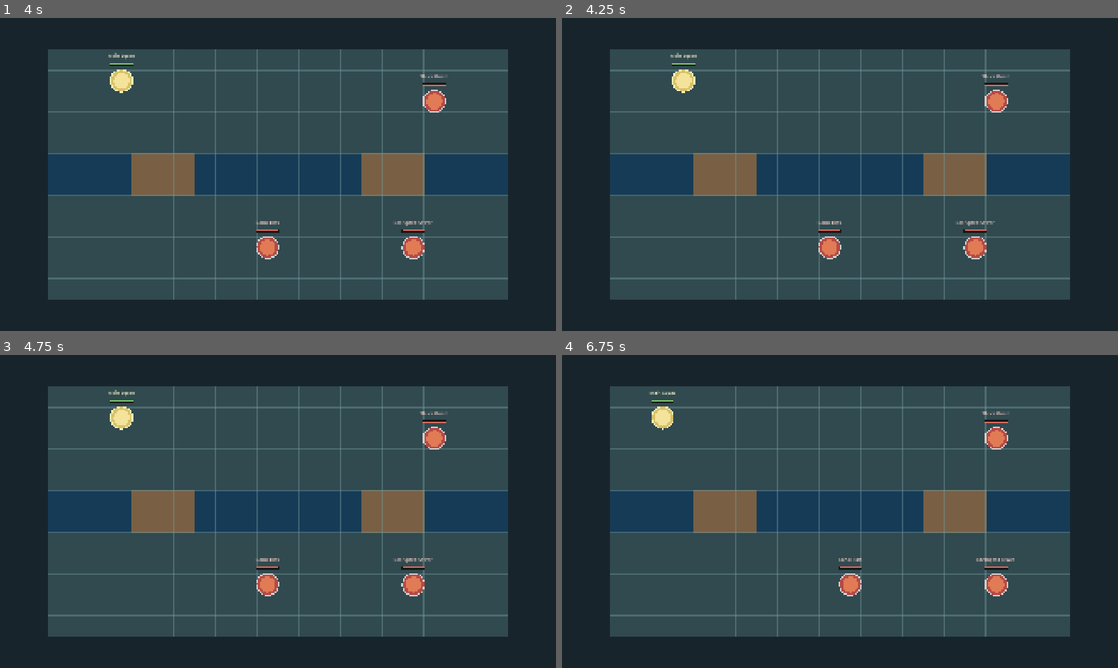
Above: before the commit, frames 1-4 (two rows, left to right).
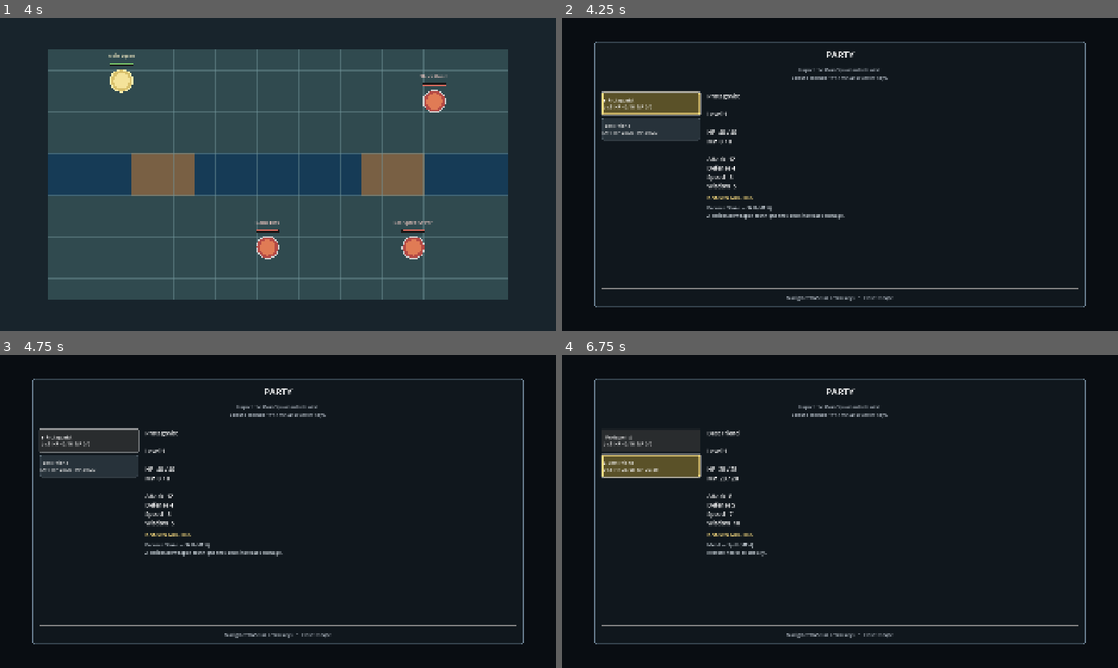
Above: after the commit, the same moments.

Repository: Kradoneem/TacticalRPG-Godot
Game: Godot game, scene res://scenes/core/main.tscn
The game is run twice, just before and just after one commit, with the same random seed, the same clock (stepped at 60 frames per second) and the same inputs.
Inputs (mouse positions are in pixels of both pictures, inside the frame that each line leads up to):
- Up to frame 1 (4 s): tap Enter (ui_accept) at 0.5, 0.77, 1.25, 1.52, 2, 2.75, 3.02, 3.5, 3.77 s; hold D (move_right) 0.53-1.28 s; hold E (engage) 0.53-1.28 s; hold S (move_down) 1.28-2.03 s; tap Keypad Enter at 1.35 s; hold D (move_right) 2.03-2.78 s; tap Space at 2.1 s; hold W (move_up) 2.78-3.53 s; tap 1 at 2.85 s; hold A (move_left) from 3.53 s (still down); tap 2 at 3.6 s
- Up to frame 2 (4.25 s): keep holding A (move_left); tap Escape (ui_cancel) at 4.15 s
- Up to frame 3 (4.75 s): release A (move_left) at 4.25 s; click (88, 439) at 4.25 s, where only the run after the commit has a clickable "▶ Protagonist Lv.1 HP 40/40 M…"
- Up to frame 4 (6.75 s): click (650, 464) at 5 s, where only the run after the commit has a clickable "Best Friend Lv.1 HP 28/28 MP …"; click (650, 439) at 5.75 s, where only the run after the commit has a clickable "Protagonist Lv.1 HP 40/40 MP …"; tap Enter (ui_accept) at 6.5 s; hold A (move_left) from 6.53 s (still down); tap 3 at 6.6 s

Frame 1 is identical in both runs. In frame 2, 91% of the frame differs, in the area x 0-100%, y 0-100%; in frame 3, 91%; in frame 4, 92%.

Commit message:
feat: add exploration party menu

Diff:
--- a/scripts/systems/tacticaltest.gd
+++ b/scripts/systems/tacticaltest.gd
@@ -30,6 +30,10 @@
 
 const TacticalCursorData = preload(
 	"res://scripts/systems/tactical_cursor.gd"
+)
+
+const PartyMenuData = preload(
+	"res://scripts/ui/party_menu.gd"
 )
 
 enum EncounterState {
@@ -52,6 +56,7 @@
 var tactical_action_prompt: TacticalActionPrompt
 var selected_enemy_marker: TacticalEnemy
 var tactical_cursor: TacticalCursor
+var party_menu: PartyMenu
 
 func _ready() -> void:
 	tactical_grid = TacticalGrid.new(GRID_SIZE)
@@ -170,6 +175,9 @@
 	turn_controller.adjacent_enemies_available.connect(
 		_on_adjacent_enemies_available
 	)
+
+	party_menu = PartyMenuData.new()
+	add_child(party_menu)
 
 	queue_redraw()
 
@@ -298,8 +306,18 @@
 
 	tactical_grid.set_blocked(Vector2i(13, 10), false)
 
-func _unhandled_input(_event: InputEvent) -> void:
-	pass
+func _unhandled_input(event: InputEvent) -> void:
+	if party_menu == null or party_menu.is_open():
+		return
+
+	if not event.is_action_pressed("ui_cancel"):
+		return
+
+	if turn_controller == null or not turn_controller.is_free_exploration():
+		return
+
+	party_menu.open_for_party(GameState.party)
+	get_viewport().set_input_as_handled()
 
 func _on_adjacent_enemies_available(
 	adjacent_enemies: Array[TacticalEnemy]
--- /dev/null
+++ b/scripts/ui/party_menu.gd
@@ -0,0 +1,368 @@
+class_name PartyMenu
+
+extends CanvasLayer
+
+## Read-only party inspection overlay.
+## TacticalTest decides when opening is permitted.
+## This menu reads shared Unit references from GameState and never owns copies.
+
+signal closed
+
+var _overlay: ColorRect
+var _party_list: VBoxContainer
+var _detail_label: Label
+var _ability_list: VBoxContainer
+var _member_buttons: Array[Button] = []
+var _party_members: Array[Unit] = []
+var _selected_member_index: int = 0
+var _is_open: bool = false
+
+
+func _ready() -> void:
+	layer = 20
+
+	_overlay = ColorRect.new()
+	_overlay.color = Color(0.03, 0.04, 0.06, 0.9)
+	_overlay.set_anchors_and_offsets_preset(Control.PRESET_FULL_RECT)
+	_overlay.mouse_filter = Control.MOUSE_FILTER_STOP
+	add_child(_overlay)
+
+	var outer_margin := MarginContainer.new()
+	outer_margin.set_anchors_and_offsets_preset(Control.PRESET_FULL_RECT)
+	outer_margin.add_theme_constant_override("margin_left", 110)
+	outer_margin.add_theme_constant_override("margin_top", 80)
+	outer_margin.add_theme_constant_override("margin_right", 110)
+	outer_margin.add_theme_constant_override("margin_bottom", 80)
+	_overlay.add_child(outer_margin)
+
+	var panel := PanelContainer.new()
+	panel.add_theme_stylebox_override(
+		"panel",
+		_create_panel_style()
+	)
+	outer_margin.add_child(panel)
+
+	var content := VBoxContainer.new()
+	content.add_theme_constant_override("separation", 18)
+	panel.add_child(content)
+
+	var title_label := Label.new()
+	title_label.text = "PARTY"
+	title_label.horizontal_alignment = HORIZONTAL_ALIGNMENT_CENTER
+	title_label.add_theme_font_size_override("font_size", 32)
+	content.add_child(title_label)
+
+	var subtitle_label := Label.new()
+	subtitle_label.text = "Inspect the Main Squad outside alert.\nSelect a member with WASD or arrow keys."
+	subtitle_label.horizontal_alignment = HORIZONTAL_ALIGNMENT_CENTER
+	subtitle_label.modulate = Color("#b8c1cb")
+	content.add_child(subtitle_label)
+
+	content.add_child(HSeparator.new())
+
+	var body := HBoxContainer.new()
+	body.size_flags_vertical = Control.SIZE_EXPAND_FILL
+	body.add_theme_constant_override("separation", 24)
+	content.add_child(body)
+
+	_party_list = VBoxContainer.new()
+	_party_list.custom_minimum_size = Vector2(340.0, 0.0)
+	_party_list.add_theme_constant_override("separation", 10)
+	body.add_child(_party_list)
+
+	var details := VBoxContainer.new()
+	details.size_flags_horizontal = Control.SIZE_EXPAND_FILL
+	details.add_theme_constant_override("separation", 12)
+	body.add_child(details)
+
+	_detail_label = Label.new()
+	_detail_label.autowrap_mode = TextServer.AUTOWRAP_WORD_SMART
+	_detail_label.add_theme_font_size_override("font_size", 20)
+	details.add_child(_detail_label)
+
+	var abilities_title := Label.new()
+	abilities_title.text = "KNOWN ABILITIES"
+	abilities_title.add_theme_font_size_override("font_size", 18)
+	abilities_title.modulate = Color("#ffe183")
+	details.add_child(abilities_title)
+
+	_ability_list = VBoxContainer.new()
+	_ability_list.add_theme_constant_override("separation", 8)
+	details.add_child(_ability_list)
+
+	content.add_child(HSeparator.new())
+
+	var hint_label := Label.new()
+	hint_label.text = "Navigate: WASD or arrow keys   •   Close: Escape"
+	hint_label.horizontal_alignment = HORIZONTAL_ALIGNMENT_CENTER
+	hint_label.modulate = Color("#b8c1cb")
+	content.add_child(hint_label)
+
+	_overlay.hide()
+
+
+func open_for_party(party_members: Array) -> void:
+	_party_members.clear()
+
+	for party_member in party_members:
+		if party_member is Unit:
+			_party_members.append(party_member)
+
+	if _party_members.is_empty():
+		return
+
+	_selected_member_index = 0
+	_is_open = true
+	_overlay.show()
+
+	_rebuild_member_list()
+	_refresh_selected_member()
+	call_deferred("_focus_selected_member")
+
+
+func is_open() -> bool:
+	return _is_open
+
+
+func close() -> void:
+	if not _is_open:
+		return
+
+	_is_open = false
+	_overlay.hide()
+	closed.emit()
+
+
+func _rebuild_member_list() -> void:
+	for member_button in _member_buttons:
+		member_button.queue_free()
+
+	_member_buttons.clear()
+
+	for party_member: Unit in _party_members:
+		var member_button := Button.new()
+		member_button.custom_minimum_size = Vector2(0.0, 78.0)
+		member_button.alignment = HORIZONTAL_ALIGNMENT_LEFT
+		member_button.focus_mode = Control.FOCUS_ALL
+		member_button.pressed.connect(
+			_select_member.bind(_member_buttons.size())
+		)
+
+		_party_list.add_child(member_button)
+		_member_buttons.append(member_button)
+
+	_refresh_member_button_texts()
+	_configure_member_navigation()
+
+
+func _refresh_member_button_texts() -> void:
+	for member_index in range(_member_buttons.size()):
+		var member_button := _member_buttons[member_index]
+		var party_member := _party_members[member_index]
+		var selection_marker := "▶ " if member_index == _selected_member_index else "  "
+
+		member_button.text = "%s%s\nLv.%d  HP %d/%d  MP %d/%d" % [
+			selection_marker,
+			party_member.display_name,
+			party_member.level,
+			party_member.hp,
+			party_member.max_hp,
+			party_member.mp,
+			party_member.max_mp
+		]
+
+		if member_index == _selected_member_index:
+			member_button.add_theme_stylebox_override(
+				"normal",
+				_create_button_style(
+					Color("#5a5128"),
+					Color("#ffe183"),
+					4
+				)
+			)
+		else:
+			member_button.add_theme_stylebox_override(
+				"normal",
+				_create_button_style(
+					Color("#27323a"),
+					Color("#61707a"),
+					2
+				)
+			)
+
+
+func _refresh_selected_member() -> void:
+	if _party_members.is_empty():
+		return
+
+	_selected_member_index = clampi(
+		_selected_member_index,
+		0,
+		_party_members.size() - 1
+	)
+
+	var party_member := _party_members[_selected_member_index]
+
+	_detail_label.text = "%s\n\nLevel %d\n\nHP  %d / %d\nMP  %d / %d\n\nAttack  %d\nDefense %d\nSpeed   %d\nWisdom  %d" % [
+		party_member.display_name,
+		party_member.level,
+		party_member.hp,
+		party_member.max_hp,
+		party_member.mp,
+		party_member.max_mp,
+		party_member.attack,
+		party_member.defense,
+		party_member.speed,
+		party_member.wisdom
+	]
+
+	_refresh_member_button_texts()
+	_refresh_ability_list(party_member)
+
+
+func _refresh_ability_list(party_member: Unit) -> void:
+	for ability_entry in _ability_list.get_children():
+		ability_entry.queue_free()
+
+	var learned_ability_ids := party_member.get_all_learned_ability_ids()
+
+	if learned_ability_ids.is_empty():
+		var empty_label := Label.new()
+		empty_label.text = "No known abilities."
+		empty_label.modulate = Color("#b8c1cb")
+		_ability_list.add_child(empty_label)
+		return
+
+	for ability_id: StringName in learned_ability_ids:
+		var ability := SkillData.get_skill(ability_id)
+
+		if ability == null:
+			continue
+
+		var ability_label := Label.new()
+		var category_text := "Spell" if ability.is_spell() else "Skill"
+		var mp_cost_text := "MP %d" % ability.mp_cost
+
+		ability_label.text = "%s — %s (%s)\n%s" % [
+			ability.display_name,
+			category_text,
+			mp_cost_text,
+			ability.description
+		]
+		ability_label.autowrap_mode = TextServer.AUTOWRAP_WORD_SMART
+		ability_label.modulate = Color("#d8e1e8")
+		_ability_list.add_child(ability_label)
+
+
+func _select_member(member_index: int) -> void:
+	if member_index < 0 or member_index >= _party_members.size():
+		return
+
+	_selected_member_index = member_index
+	_refresh_selected_member()
+	_focus_selected_member()
+
+
+func _focus_selected_member() -> void:
+	if _member_buttons.is_empty():
+		return
+
+	_member_buttons[_selected_member_index].grab_focus()
+
+
+func _move_selection(direction: int) -> void:
+	if _party_members.is_empty():
+		return
+
+	_selected_member_index = posmod(
+		_selected_member_index + direction,
+		_party_members.size()
+	)
+
+	_refresh_selected_member()
+	_focus_selected_member()
+
+
+func _configure_member_navigation() -> void:
+	if _member_buttons.is_empty():
+		return
+
+	for member_index in range(_member_buttons.size()):
+		var current_button := _member_buttons[member_index]
+		var previous_index := posmod(
+			member_index - 1,
+			_member_buttons.size()
+		)
+		var next_index := posmod(
+			member_index + 1,
+			_member_buttons.size()
+		)
+
+		current_button.focus_neighbor_top = current_button.get_path_to(
+			_member_buttons[previous_index]
+		)
+		current_button.focus_neighbor_bottom = current_button.get_path_to(
+			_member_buttons[next_index]
+		)
+		current_button.focus_neighbor_left = current_button.get_path_to(
+			_member_buttons[previous_index]
+		)
+		current_button.focus_neighbor_right = current_button.get_path_to(
+			_member_buttons[next_index]
+		)
+
+
+func _create_panel_style() -> StyleBoxFlat:
+	var style := StyleBoxFlat.new()
+
+	style.bg_color = Color("#10171d")
+	style.border_color = Color("#71889a")
+	style.set_border_width_all(3)
+	style.set_corner_radius_all(10)
+	style.content_margin_left = 28.0
+	style.content_margin_top = 24.0
+	style.content_margin_right = 28.0
+	style.content_margin_bottom = 24.0
+
+	return style
+
+
+func _create_button_style(
+	background_color: Color,
+	border_color: Color,
+	border_width: int
+) -> StyleBoxFlat:
+	var style := StyleBoxFlat.new()
+
+	style.bg_color = background_color
+	style.border_color = border_color
+	style.set_border_width_all(border_width)
+	style.set_corner_radius_all(6)
+
+	return style
+
+
+func _unhandled_input(event: InputEvent) -> void:
+	if not _is_open:
+		return
+
+	if not event is InputEventKey:
+		return
+
+	if not event.is_pressed() or event.is_echo():
+		return
+
+	if event.is_action_pressed("ui_cancel"):
+		close()
+	elif event.is_action_pressed("move_up"):
+		_move_selection(-1)
+	elif event.is_action_pressed("move_down"):
+		_move_selection(1)
+	elif event.is_action_pressed("move_left"):
+		_move_selection(-1)
+	elif event.is_action_pressed("move_right"):
+		_move_selection(1)
+	else:
+		return
+
+	get_viewport().set_input_as_handled()
Not shown, added: scripts/ui/party_menu.gd.uid
